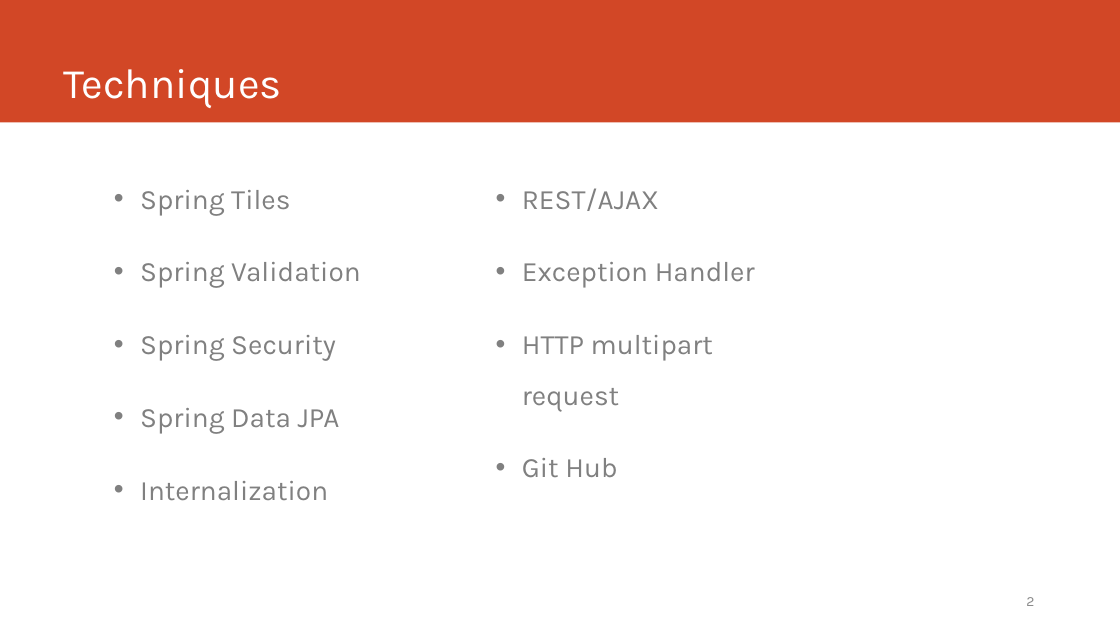
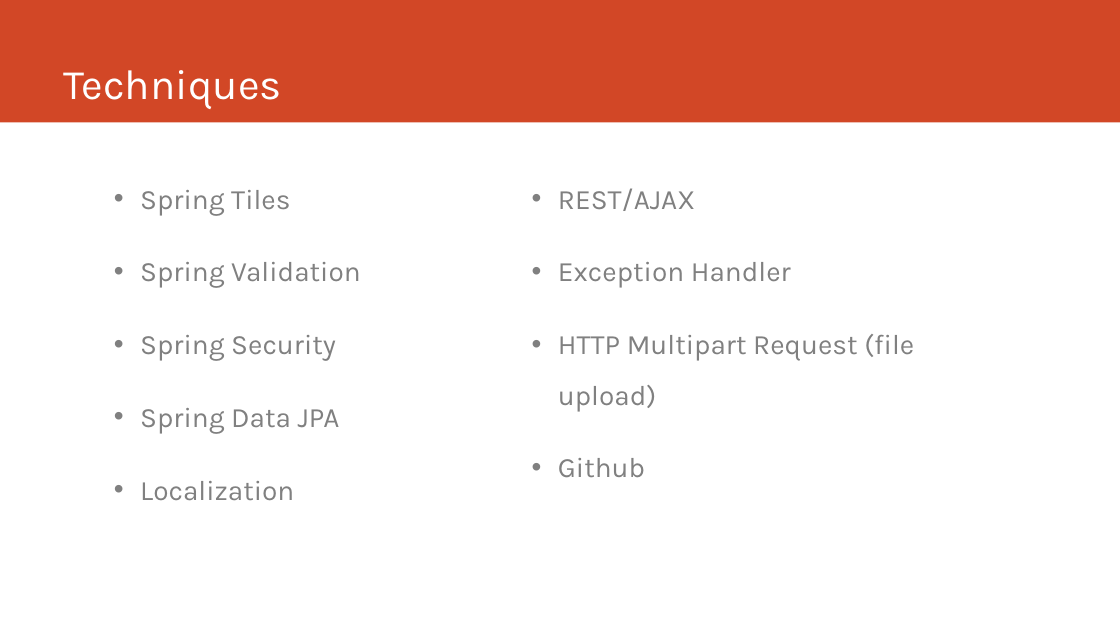
Before and after one commit to hoangvudp/TheCoffeeShop, a slide deck: slide 2 of The Coffee Shop.pptx. Drawn at 1120x630 pixels with LibreOffice and Linux fonts; fonts in the diff are those of the drawing. Boxes give left, top, right and bottom in pixels: in the first picture for what was removed or moved away, otherwise in the second. Text is boxed around its words. In the diff, an @@ line names an element or a change of style, - is before the commit and + after.

```diff
--- a/The Coffee Shop.pptx
+++ b/The Coffee Shop.pptx
@@ text "REST/AJAX" moved from (x1=522, y1=188, x2=755, y2=477) to (x1=558, y1=188, x2=914, y2=477) @@
@@ text at (x1=558, y1=334, x2=914, y2=477): text changed @@
-• HTTP multipart request
-• Git Hub
+• HTTP Multipart Request (file upload)
+• Github
@@ text at (x1=140, y1=481, x2=294, y2=500): text changed @@
-• Internalization
+• Localization
@@ page number removed at (x1=1026, y1=597, x2=1034, y2=606) @@
-2
```
Also in this commit, not shown: 3 other slides changed, 4 other files.
